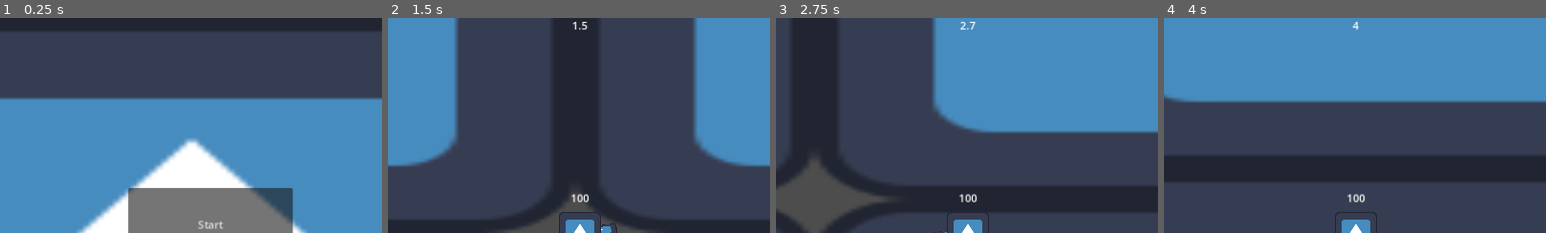
Above: before the commit, frames 1-4 (left to right).
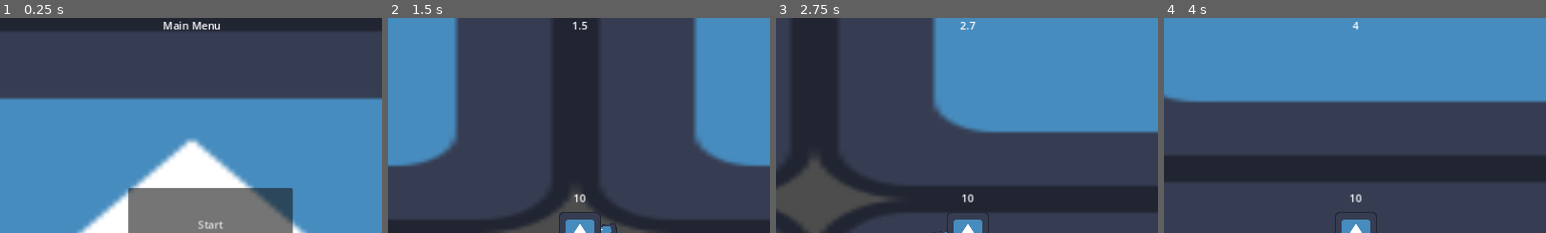
Above: after the commit, the same moments.

Repository: YUK1-0000/vamsavadiepio
Game: Godot game, scene res://World/world.tscn
Same seed, same stepped clock (60 frames per second), same inputs: the game is played once before the commit and once after it. The engine's default icon, where the game draws it, is replaced by a stand-in: a white triangle on a blue panel in a dark square.
Inputs (mouse positions are % of the whole screen's width and height, from its top left):
- Up to frame 1 (0.25 s): no input
- Up to frame 2 (1.5 s): click "Start" at 0.5 s; tap Enter at 1.25 s; move the mouse to (72, 45) at 1.27 s; hold D (move_right) from 1.28 s (still down); tap Q (q) at 1.35 s
- Up to frame 3 (2.75 s): move the mouse to (30, 55) at 2.02 s; release D (move_right) at 2.03 s; hold S (move_downward) from 2.03 s (still down); click (30, 55) at 2.1 s; tap Q (q) at 2.3 s
- Up to frame 4 (4 s): move the mouse to (60, 28) at 2.77 s; release S (move_downward) at 2.78 s; hold D (move_right) 2.78-3.53 s; tap Q (q) at 2.85, 3.6 s; move the mouse to (45, 70) at 3.52 s; hold W (move_upward) from 3.53 s (still down)
The pictures show only the part of the screen within x 25-75%, y 0-50%; the shares and areas given below are measured in that part.

The runs differ from the first frame. In frame 1, 0.4% of the frame differs, in the area x 42-58%, y 1-6%; in frame 2, 0.1%; in frame 3, 0.1%; in frame 4, 0.1%.

Commit message:
リザルトメニューを追加

Diff:
--- a/Enemy/enemy.tscn
+++ b/Enemy/enemy.tscn
@@ -26,7 +26,7 @@
 hp_max = 10.0
 exp = 10.0
 damage = 1.0
-knockback = 100.0
+knockback = 50.0
 
 [node name="Icon" type="Sprite2D" parent="."]
 scale = Vector2(0.5, 0.5)
--- a/Game/Game.gd
+++ b/Game/Game.gd
@@ -3,6 +3,7 @@
 @onready var world: Node2D = get_tree().root.get_node("World")
 @onready var main_menu: CanvasLayer = world.get_node("MainMenu")
 @onready var pause_menu: CanvasLayer = world.get_node("PauseMenu")
+@onready var result_menu: CanvasLayer = world.get_node("ResultMenu")
 @onready var enemies: Node2D = world.get_node("Enemies")
 @onready var bullets: Node2D = world.get_node("Bullets")
 @onready var spawn_timer: Timer = world.get_node("SpawnTimer")
@@ -32,7 +33,7 @@
 	spawn_timer.stop()
 	for enemy in enemies.get_children():
 		enemy.queue_free()
-	main_menu.show()
+	result_menu.show()
 
 func _on_spawn_timer_timeout() -> void:
 	spawn_enemy()
--- a/Menu/main_menu.tscn
+++ b/Menu/main_menu.tscn
@@ -3,7 +3,19 @@
 [ext_resource type="Script" path="res://Menu/main_menu.gd" id="1_pofth"]
 
 [node name="MainMenu" type="CanvasLayer"]
+process_mode = 3
 script = ExtResource("1_pofth")
+
+[node name="Label" type="Label" parent="."]
+anchors_preset = 5
+anchor_left = 0.5
+anchor_right = 0.5
+offset_left = -20.0
+offset_right = 20.0
+offset_bottom = 23.0
+grow_horizontal = 2
+text = "Main Menu"
+horizontal_alignment = 1
 
 [node name="StartButton" type="Button" parent="."]
 offset_left = 480.0
--- a/Menu/pause_menu.tscn
+++ b/Menu/pause_menu.tscn
@@ -5,6 +5,17 @@
 [node name="PauseMenu" type="CanvasLayer"]
 process_mode = 3
 script = ExtResource("1_opfls")
+
+[node name="Label" type="Label" parent="."]
+anchors_preset = 5
+anchor_left = 0.5
+anchor_right = 0.5
+offset_left = -20.0
+offset_right = 20.0
+offset_bottom = 23.0
+grow_horizontal = 2
+text = "Pause Menu"
+horizontal_alignment = 1
 
 [node name="ContinueButton" type="Button" parent="."]
 offset_left = 349.0
--- /dev/null
+++ b/Menu/result_menu.gd
@@ -0,0 +1,5 @@
+extends CanvasLayer
+
+func _on_continue_button_pressed() -> void:
+	hide()
+	Game.main_menu.show()
--- /dev/null
+++ b/Menu/result_menu.tscn
@@ -0,0 +1,29 @@
+[gd_scene load_steps=2 format=3 uid="uid://gv0glr51dtvj"]
+
+[ext_resource type="Script" path="res://Menu/result_menu.gd" id="1_ddrwn"]
+
+[node name="ResultMenu" type="CanvasLayer"]
+process_mode = 3
+script = ExtResource("1_ddrwn")
+
+[node name="Label" type="Label" parent="."]
+anchors_preset = 5
+anchor_left = 0.5
+anchor_right = 0.5
+offset_left = -48.5
+offset_right = 48.5
+offset_bottom = 23.0
+grow_horizontal = 2
+size_flags_horizontal = 4
+size_flags_vertical = 0
+text = "Result Menu"
+horizontal_alignment = 1
+
+[node name="ContinueButton" type="Button" parent="."]
+offset_left = 337.0
+offset_top = 225.0
+offset_right = 841.0
+offset_bottom = 467.0
+text = "Continue"
+
+[connection signal="pressed" from="ContinueButton" to="." method="_on_continue_button_pressed"]
--- a/Player/player.gd
+++ b/Player/player.gd
@@ -12,7 +12,6 @@
 var upgrade_point: int
 
 func _physics_process(delta: float) -> void:
-	print("p", upgrade_point, " r", required_exp)
 	if Input.is_action_just_pressed("menu"):
 		pause()
 
--- a/Player/player.tscn
+++ b/Player/player.tscn
@@ -23,7 +23,7 @@
 speed = 300.0
 acceleration = 300.0
 friction = 100.0
-hp_max = 100.0
+hp_max = 10.0
 recoil = 60.0
 damage = 10.0
 knockback = 150.0
--- a/World/world.tscn
+++ b/World/world.tscn
@@ -1,8 +1,9 @@
-[gd_scene load_steps=4 format=3 uid="uid://dxg2y4uovcik8"]
+[gd_scene load_steps=5 format=3 uid="uid://dxg2y4uovcik8"]
 
 [ext_resource type="Texture2D" uid="uid://cmbksv1enqmud" path="res://icon.svg" id="1_wkwmc"]
 [ext_resource type="PackedScene" uid="uid://dixgy203ehtbw" path="res://Menu/main_menu.tscn" id="2_xsk0x"]
 [ext_resource type="PackedScene" uid="uid://qjp2ahkp7y2r" path="res://Menu/pause_menu.tscn" id="3_dmt6h"]
+[ext_resource type="PackedScene" uid="uid://gv0glr51dtvj" path="res://Menu/result_menu.tscn" id="4_aponv"]
 
 [node name="World" type="Node2D"]
 
@@ -23,6 +24,9 @@
 [node name="PauseMenu" parent="." instance=ExtResource("3_dmt6h")]
 visible = false
 
+[node name="ResultMenu" parent="." instance=ExtResource("4_aponv")]
+visible = false
+
 [node name="Enemies" type="Node2D" parent="."]
 
 [node name="Bullets" type="Node2D" parent="."]
